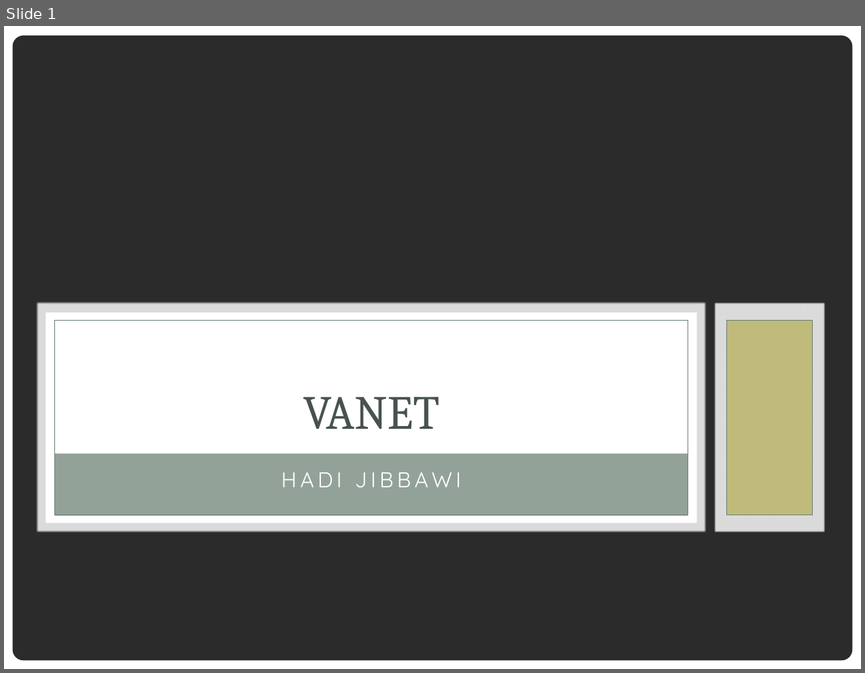
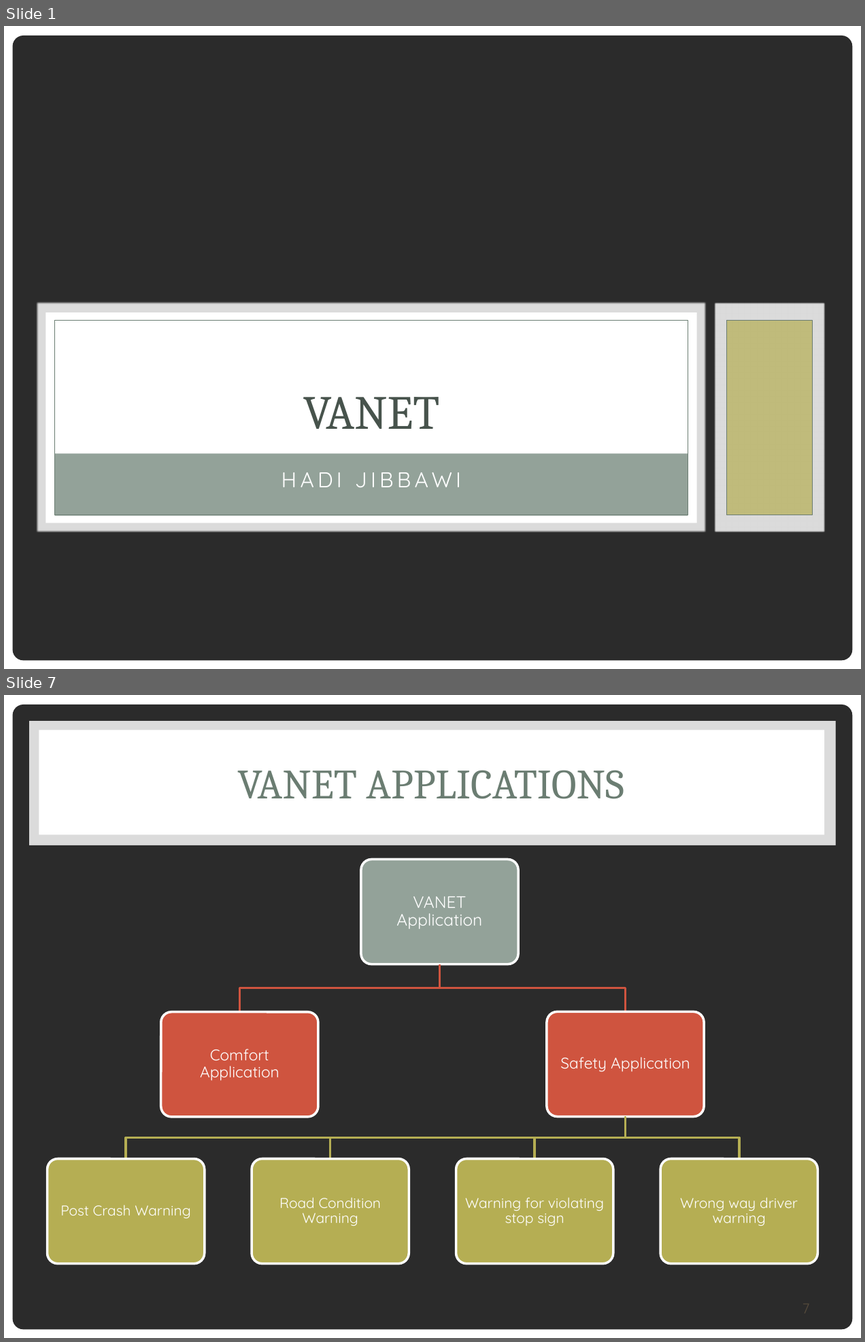
Before and after one commit to HadiJibbawi/uploads, a slide deck: VANET.pptx. Shown one above the other, each under a label of ours: slide 1 before the commit, slides 1 and 7 after it; the slides between them are not shown. The pictures are 865x673 and 865x1342 pixels, drawn with LibreOffice and Linux fonts; fonts in the diff are those of the drawing; background and template pictures are left out; a plain dark background stands for a picture behind light text. Boxes give left, top, right and bottom in pixels: in the first picture for what was removed or moved away, otherwise in the second. Text is boxed around its words. In the diff, an @@ line names an element or a change of style, - is before the commit and + after.

```diff
--- a/VANET.pptx
+++ b/VANET.pptx
@@ slide 7 added at [4,695,861,1338], background picture (left out); not listed: 2 template elements that a slide beside it also shows @@
@@ rectangle added at [30,721,835,845], fill #FFFFFF at 83% opacity @@
@@ rectangle added at [39,730,825,834], fill #FFFFFF @@
@@ title added at [237,770,623,799], 35 pt, text #6B7D72 @@
+VANET APPLICATIONS
@@ group added at [47,860,817,1263]: 7 rounded rectangles, 7 texts, 6 freeform shapes @@
+VANET Application
+Comfort Application
+Safety Application
+Post Crash Warning
+Road Condition Warning
+Warning for violating stop sign
+Wrong way driver warning
@@ page number added at [618,1291,818,1325], 12 pt, text #564B3C @@
+7
```
Also in this commit, not shown: 4 slides changed, 7 other slides added, 2 slides removed.
